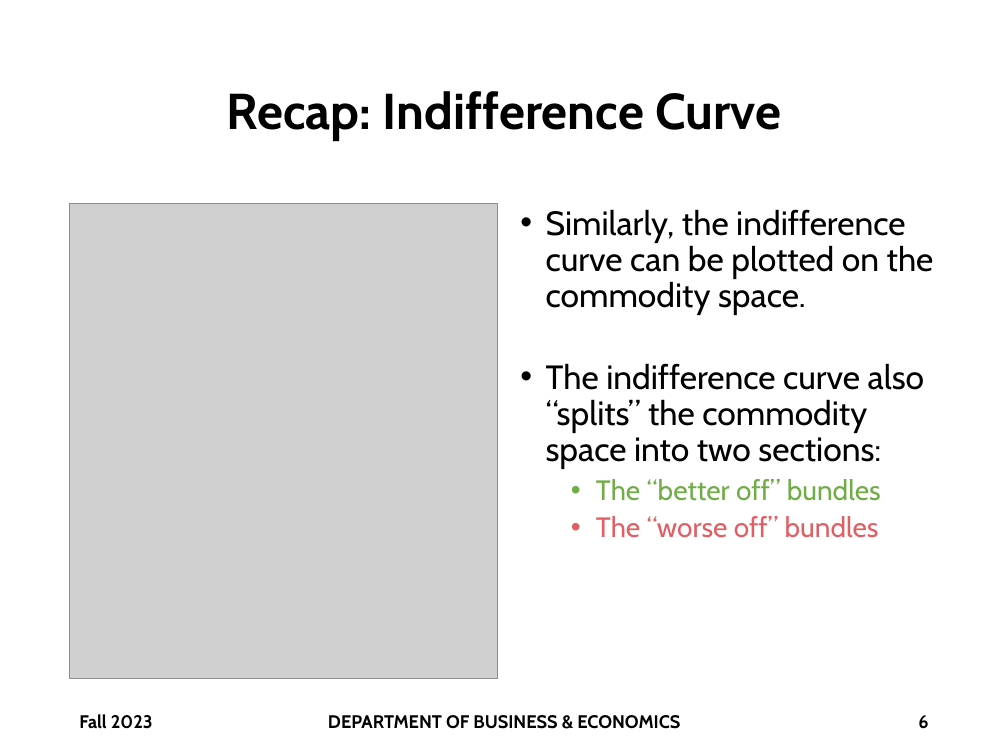
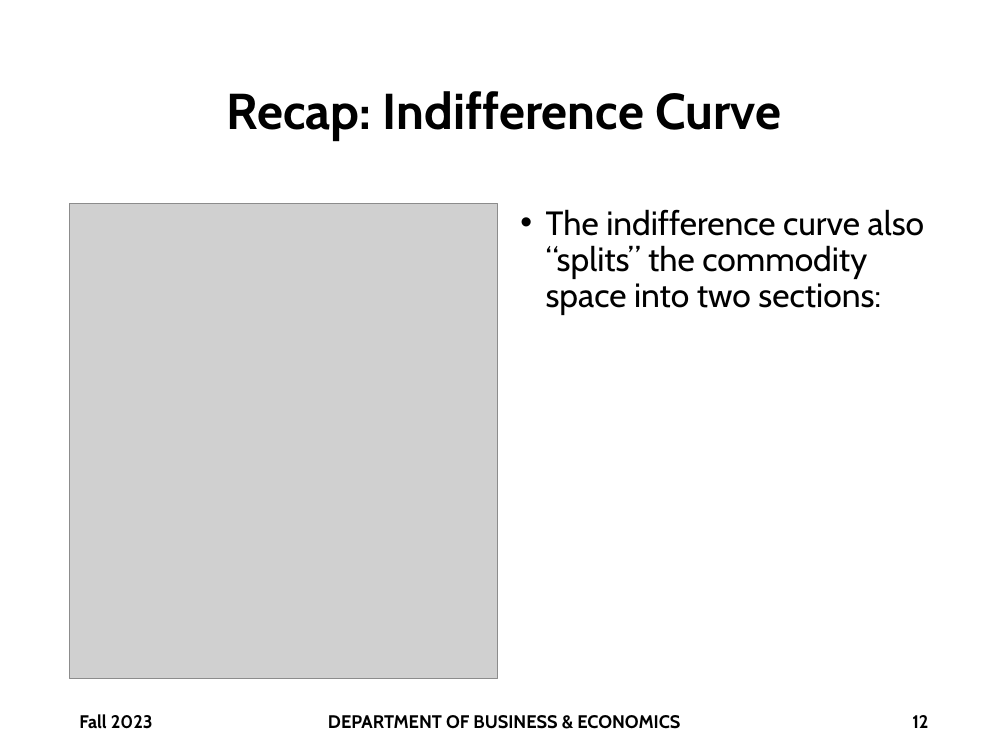
Before and after one commit to brianhwpark/brianhwpark.github.io, a slide deck: slide 12 of files/teaching-resources/monmouthcollege-econ-300/ECON300-LEC08.pptx (slide 6 before the commit). Drawn at 1008x756 pixels with LibreOffice and Linux fonts; fonts in the diff are those of the drawing; grey boxes stand for pictures; background and template pictures are left out. Boxes give left, top, right and bottom in pixels: in the first picture for what was removed or moved away, otherwise in the second. Text is boxed around its words. In the diff, an @@ line names an element or a change of style, - is before the commit and + after.

```diff
--- a/files/teaching-resources/monmouthcollege-econ-300/ECON300-LEC08.pptx
+++ b/files/teaching-resources/monmouthcollege-econ-300/ECON300-LEC08.pptx
@@ text at [546,209,934,315]: paragraph removed @@
-• Similarly, the indifference curve can be plotted on the commodity space.
@@ text at [596,479,881,538]: paragraphs removed @@
-  • The “better off” bundles
-  • The “worse off” bundles
@@ page number at [912,715,928,728]: text changed @@
-6
+12
```
Also in this commit, not shown: 4 other slides changed, 9 slides added, 7 other files.
